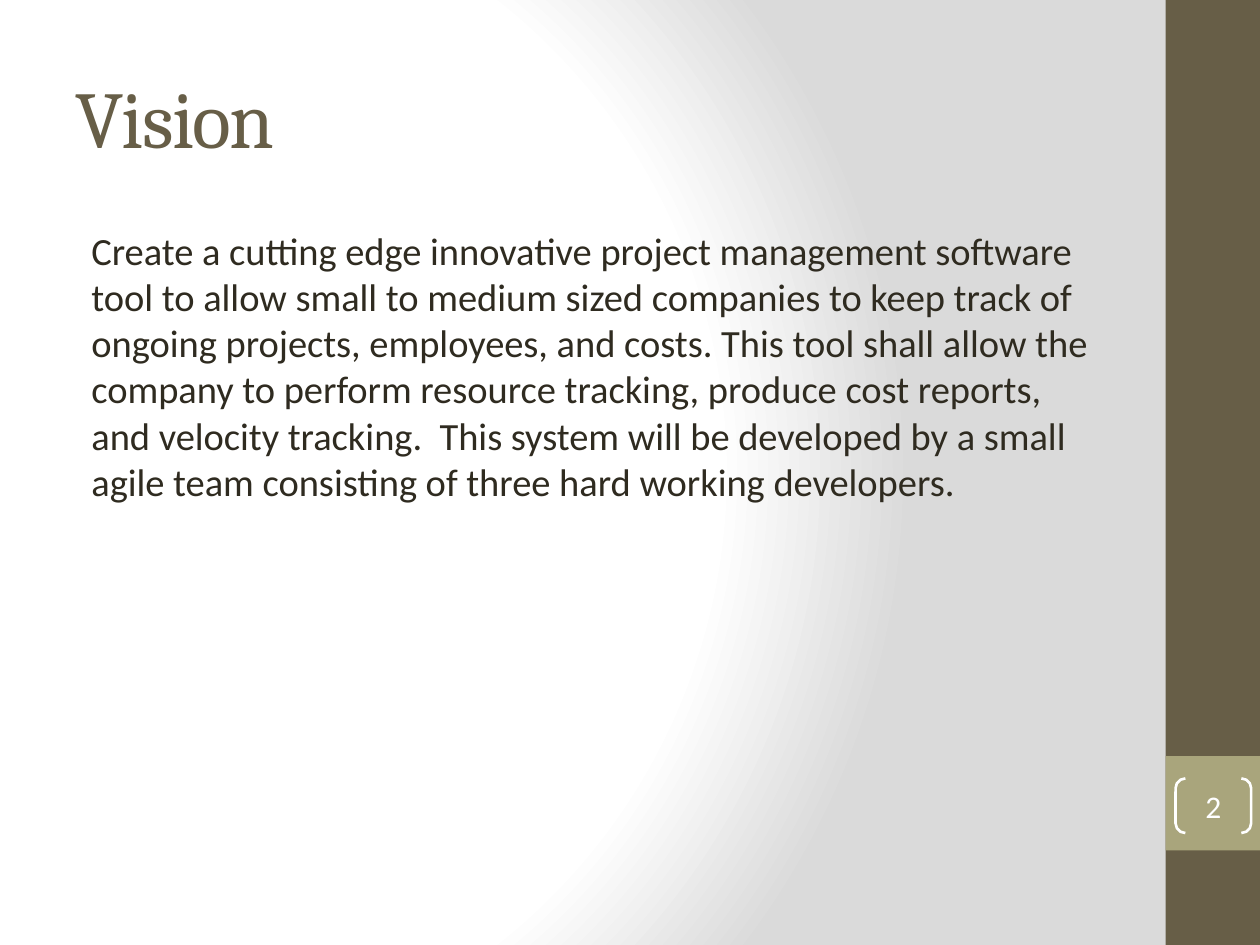
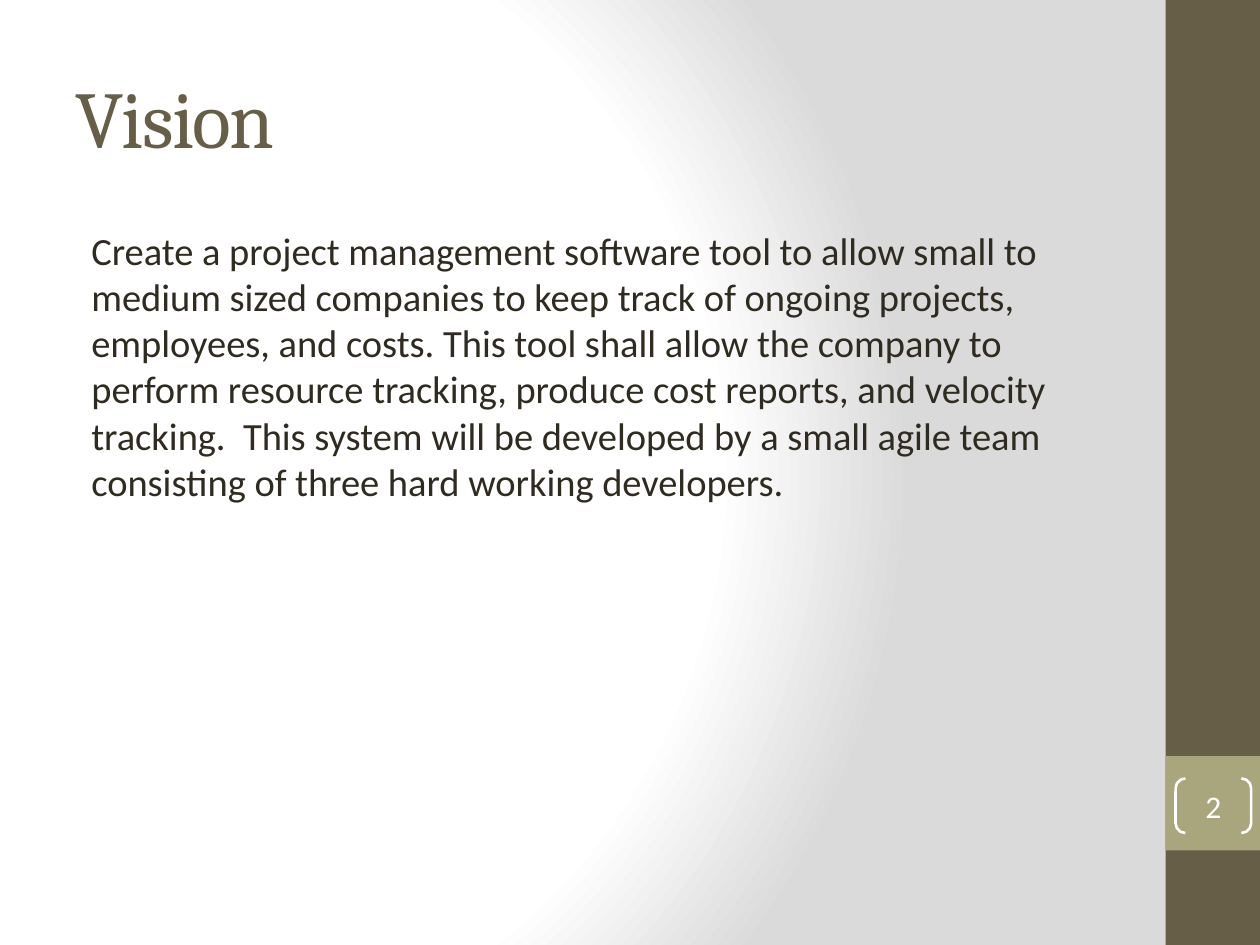
Before and after one commit to DanLain/ProjectManagement, a slide deck: slide 2 of Project Plan/Team 3 Vision and Proejct Plan.pptx. Drawn at 1260x945 pixels with LibreOffice and Linux fonts; fonts in the diff are those of the drawing. Boxes give left, top, right and bottom in pixels: in the first picture for what was removed or moved away, otherwise in the second. Text is boxed around its words. In the diff, an @@ line names an element or a change of style, - is before the commit and + after.

```diff
--- a/Project Plan/Team 3 Vision and Proejct Plan.pptx
+++ b/Project Plan/Team 3 Vision and Proejct Plan.pptx
@@ text at box(91, 238, 1045, 503): text changed @@
-Create a cutting edge innovative project management software tool to allow small to medium sized companies to keep track of ongoing projects, employees, and costs. This tool shall allow the company to perform resource tracking, produce cost reports, and velocity tracking. This system will be developed by a small agile team consisting of three hard working developers.
+Create a project management software tool to allow small to medium sized companies to keep track of ongoing projects, employees, and costs. This tool shall allow the company to perform resource tracking, produce cost reports, and velocity tracking. This system will be developed by a small agile team consisting of three hard working developers.
```
Also in this commit, not shown: 1 other slide changed, 6 slides added, 11 slides removed.
